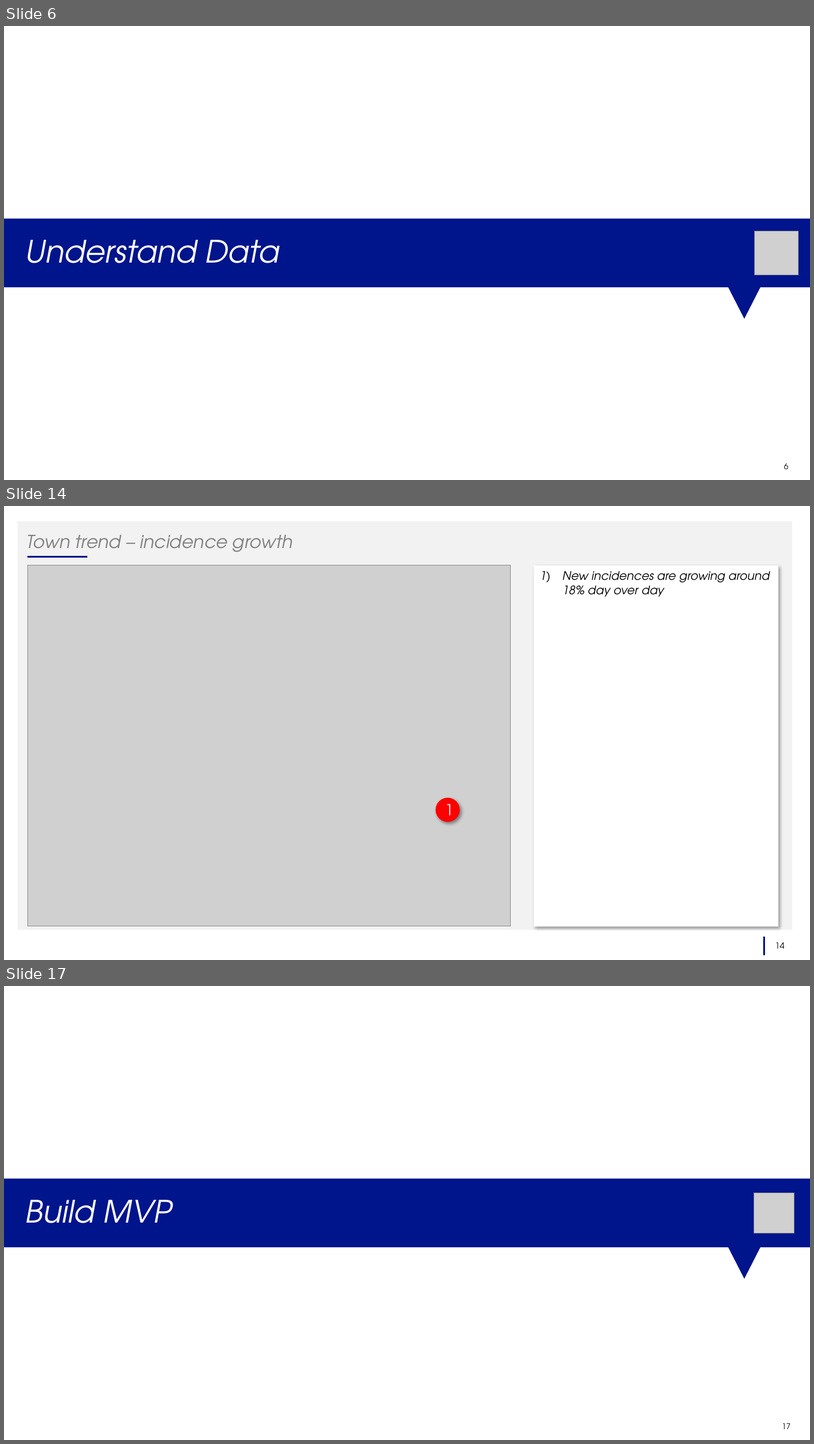
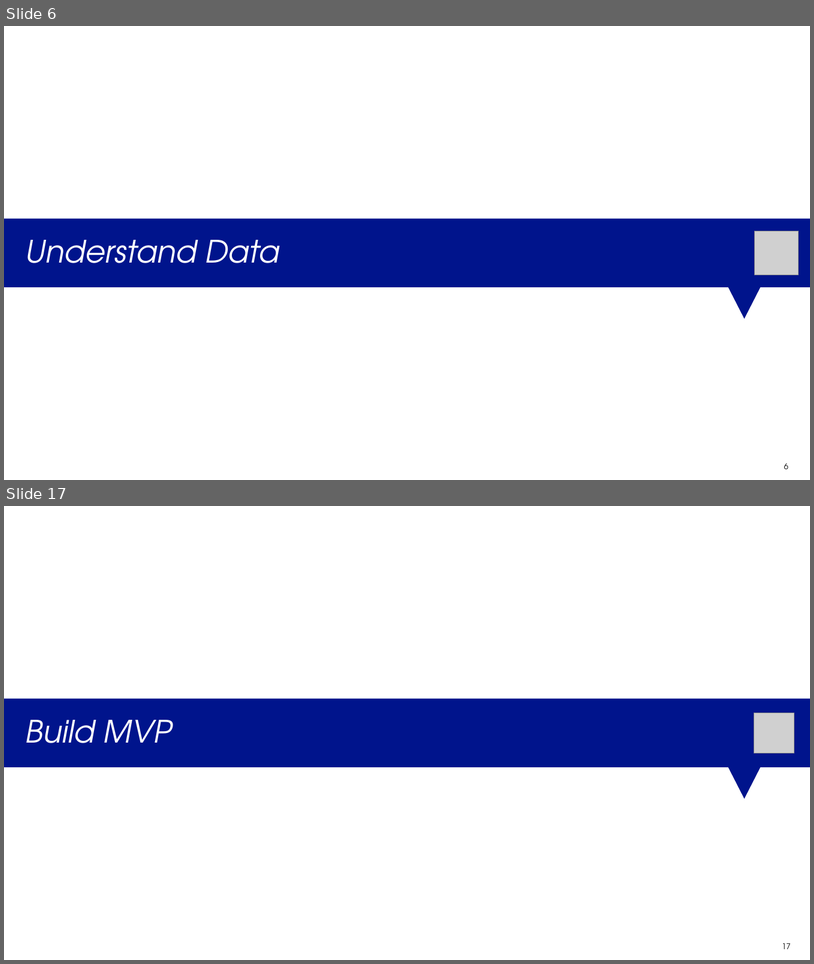
Before and after one commit to vckolla/corona, a slide deck: 05_corona_trend_mvp_2020_04_05_v2.pptx. Shown one above the other, each under a label of ours: slides 6, 14 and 17 before the commit, slides 6 and 17 after it; the slides between them are not shown. The pictures are 814x1444 and 814x964 pixels, drawn with LibreOffice and Linux fonts; fonts in the diff are those of the drawing; grey boxes stand for pictures. Boxes give left, top, right and bottom in pixels: in the first picture for what was removed or moved away, otherwise in the second. Text is boxed around its words. In the diff, an @@ line names an element or a change of style, - is before the commit and + after.

```diff
--- a/05_corona_trend_mvp_2020_04_05_v2.pptx
+++ b/05_corona_trend_mvp_2020_04_05_v2.pptx
@@ slide 14 removed at (4,506,810,960), background #FFFFFF @@
@@ rectangle removed at (17,521,792,930) @@
@@ title removed at (26,535,293,556) @@
-Town trend – incidence growth
@@ line removed from (27, 557) to (87, 557) @@
@@ picture removed at (27,565,511,927) @@
@@ rectangle removed at (534,565,779,927) @@
-1) New incidences are growing around 18% day over day
@@ ellipse removed at (436,798,460,822) @@
-1
@@ line removed from (764, 955) to (764, 936) @@
@@ page number removed at (776,942,785,948) @@
-14
```
Also in this commit, not shown: 6 slides changed, 6 slides added, 5 other slides removed, 17 other files.
